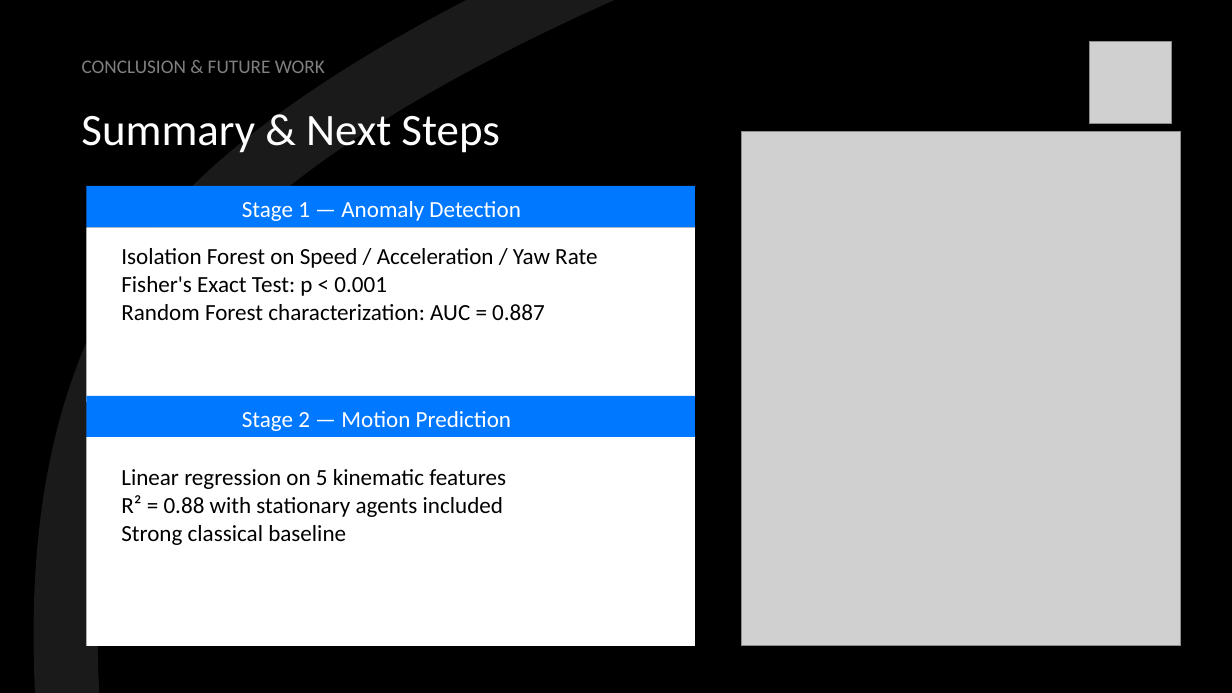
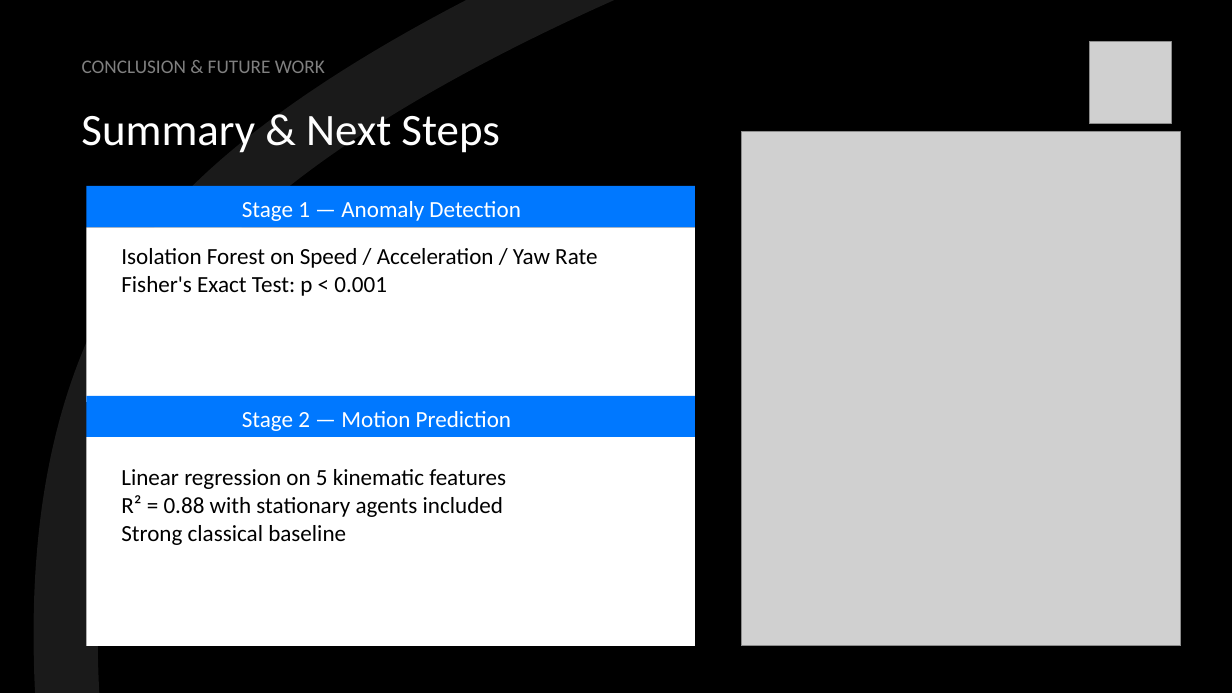
Before and after one commit to pstepanovum/womd-unsupervised-anomaly-detection, a slide deck: slide 17 of docs/presentation/Unsupervised Statistical Learning for Kinematic Anomaly Detection in Autonomous Driving Scenarios.pptx (slide 18 before the commit). Drawn at 1232x693 pixels with LibreOffice and Linux fonts; fonts in the diff are those of the drawing; grey boxes stand for pictures. Boxes give left, top, right and bottom in pixels: in the first picture for what was removed or moved away, otherwise in the second. Text is boxed around its words. In the diff, an @@ line names an element or a change of style, - is before the commit and + after.

```diff
--- a/docs/presentation/Unsupervised Statistical Learning for Kinematic Anomaly Detection in Autonomous Driving Scenarios.pptx
+++ b/docs/presentation/Unsupervised Statistical Learning for Kinematic Anomaly Detection in Autonomous Driving Scenarios.pptx
@@ text at (121,304,545,320): paragraph removed @@
-Random Forest characterization: AUC = 0.887
```
Also in this commit, not shown: 5 other slides changed, 1 slide removed, 3 other files.
